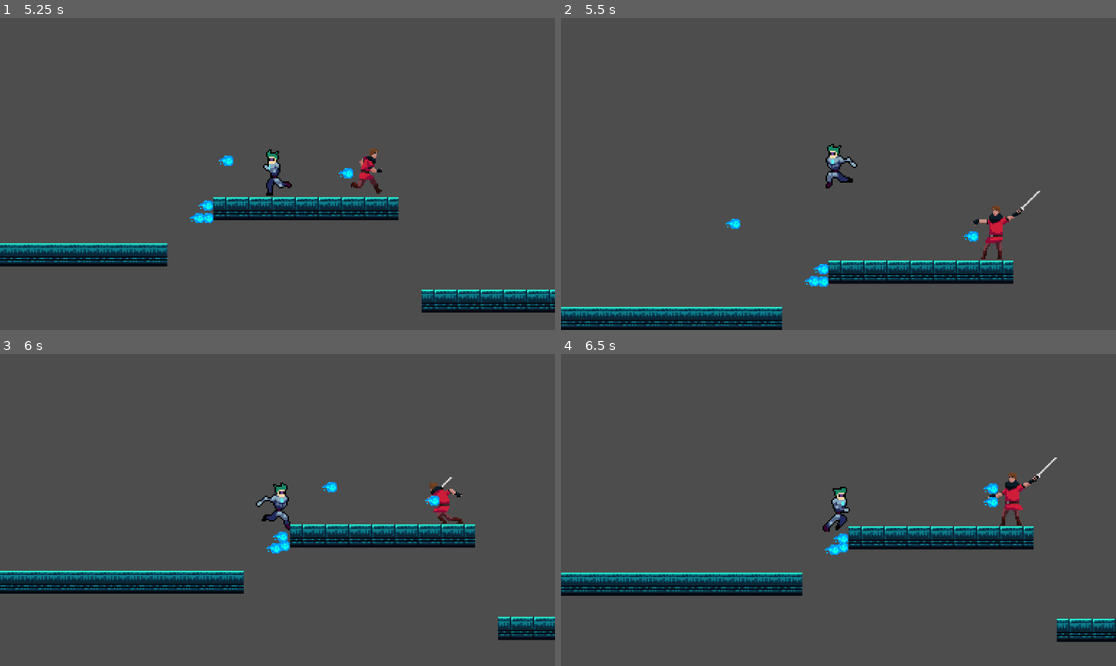
Above: before the commit, frames 1-4 (two rows, left to right).
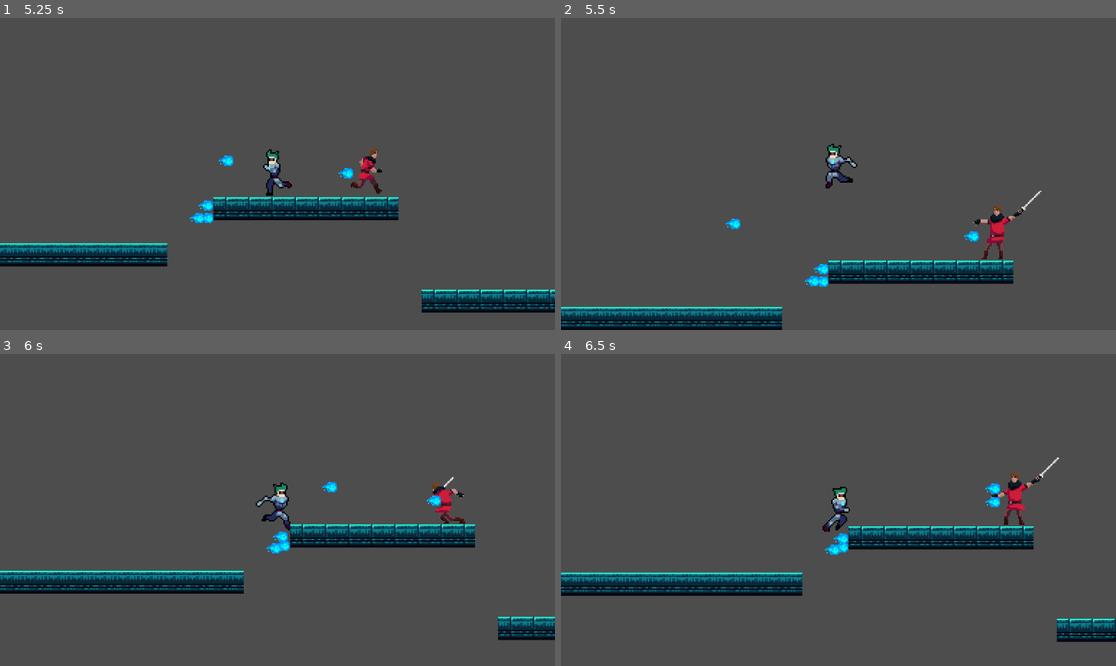
Above: after the commit, the same moments.

Repository: pranavReddy120/CyberCityV3
Game: Godot game, scene res://Scenes/main_menu.tscn
Same seed, same stepped clock (60 frames per second), same inputs: the game is played once before the commit and once after it.
Inputs:
- Up to frame 1 (5.25 s): click "Play" at 0.5 s; hold Right (right) 1.28-2.78 s; tap Space (shoot) every 0.75 s from 1.35 to 5.1 s; tap Up (jump) at 1.52, 2.27, 3.77, 4.52 s; hold Left (left) 2.78-3.53 s; hold Right (right) 3.53-5.03 s; hold Left (left) from 5.03 s (still down)
- Up to frame 2 (5.5 s): keep holding Left (left); tap Up (jump) at 5.27 s
- Up to frame 3 (6 s): release Left (left) at 5.78 s; hold Right (right) from 5.78 s (still down); tap Space (shoot) at 5.85 s
- Up to frame 4 (6.5 s): keep holding Right (right)

Frame 1 is identical in both runs. In frame 2, 0.3% of the frame differs, in the area x 72-87%, y 55-78%; in frame 3, 0.3%; in frame 4, 0.6%, in the area x 76-90%, y 33-56%.

Commit message:
fixing swing

Diff:
--- /dev/null
+++ b/Scenes/world.tscn
@@ -0,0 +1,67 @@
+[gd_scene load_steps=7 format=3 uid="uid://bff0gi8mqip4c"]
+
+[ext_resource type="Script" path="res://Scripts/world.gd" id="1_h0lro"]
+[ext_resource type="PackedScene" uid="uid://twwk2qsirfci" path="res://Scenes/player.tscn" id="1_nc7r2"]
+[ext_resource type="PackedScene" uid="uid://ck2to62dnqdjw" path="res://Scenes/enemy.tscn" id="2_yu0ta"]
+[ext_resource type="Texture2D" uid="uid://bw7lscyrufmgv" path="res://Assets/tileset.png" id="4_6bg3c"]
+
+[sub_resource type="TileSetAtlasSource" id="TileSetAtlasSource_mk11v"]
+texture = ExtResource("4_6bg3c")
+6:10/0 = 0
+6:10/0/physics_layer_0/linear_velocity = Vector2(0, 0)
+6:10/0/physics_layer_0/angular_velocity = 0.0
+6:10/0/physics_layer_0/polygon_0/points = PackedVector2Array(-8, -8, 8, -8, 8, 8, -8, 8)
+6:11/0 = 0
+6:11/0/physics_layer_0/linear_velocity = Vector2(0, 0)
+6:11/0/physics_layer_0/angular_velocity = 0.0
+6:11/0/physics_layer_0/polygon_0/points = PackedVector2Array(-8, -8, 8, -8, 8, 8, -8, 8)
+7:11/0 = 0
+7:11/0/physics_layer_0/linear_velocity = Vector2(0, 0)
+7:11/0/physics_layer_0/angular_velocity = 0.0
+7:11/0/physics_layer_0/polygon_0/points = PackedVector2Array(-8, -8, 8, -8, 8, 8, -8, 8)
+8:11/0 = 0
+8:11/0/physics_layer_0/linear_velocity = Vector2(0, 0)
+8:11/0/physics_layer_0/angular_velocity = 0.0
+8:11/0/physics_layer_0/polygon_0/points = PackedVector2Array(-8, -8, 8, -8, 8, 8, -8, 8)
+9:11/0 = 0
+9:11/0/physics_layer_0/linear_velocity = Vector2(0, 0)
+9:11/0/physics_layer_0/angular_velocity = 0.0
+9:11/0/physics_layer_0/polygon_0/points = PackedVector2Array(-8, -8, 8, -8, 8, 8, -8, 8)
+9:10/0 = 0
+9:10/0/physics_layer_0/linear_velocity = Vector2(0, 0)
+9:10/0/physics_layer_0/angular_velocity = 0.0
+9:10/0/physics_layer_0/polygon_0/points = PackedVector2Array(-8, -8, 8, -8, 8, 8, -8, 8)
+8:10/0 = 0
+8:10/0/physics_layer_0/linear_velocity = Vector2(0, 0)
+8:10/0/physics_layer_0/angular_velocity = 0.0
+8:10/0/physics_layer_0/polygon_0/points = PackedVector2Array(-8, -8, 8, -8, 8, 8, -8, 8)
+7:10/0 = 0
+7:10/0/physics_layer_0/linear_velocity = Vector2(0, 0)
+7:10/0/physics_layer_0/angular_velocity = 0.0
+7:10/0/physics_layer_0/polygon_0/points = PackedVector2Array(-8, -8, 8, -8, 8, 8, -8, 8)
+
+[sub_resource type="TileSet" id="TileSet_os4pr"]
+physics_layer_0/collision_layer = 1
+sources/1 = SubResource("TileSetAtlasSource_mk11v")
+
+[node name="World" type="Node2D"]
+script = ExtResource("1_h0lro")
+
+[node name="Player" parent="." instance=ExtResource("1_nc7r2")]
+
+[node name="Camera2D" type="Camera2D" parent="Player"]
+zoom = Vector2(3, 3)
+
+[node name="Enemy" parent="." instance=ExtResource("2_yu0ta")]
+position = Vector2(104, 0)
+
+[node name="Enemy_Spawner" type="Timer" parent="."]
+wait_time = 2.0
+autostart = true
+
+[node name="TileMap" type="TileMap" parent="."]
+tile_set = SubResource("TileSet_os4pr")
+format = 2
+layer_0/tile_data = PackedInt32Array(262132, 458753, 11, 262133, 458753, 11, 262134, 458753, 11, 262135, 458753, 11, 262136, 458753, 11, 262137, 458753, 11, 262138, 458753, 11, 262139, 458753, 11, 262140, 458753, 11, 262141, 458753, 11, 262142, 458753, 11, 262143, 458753, 11, 196608, 458753, 11, 196609, 458753, 11, 196610, 458753, 11, 196611, 458753, 11, 196612, 458753, 11, 196613, 458753, 11, 196614, 458753, 11, 196615, 458753, 11, 196616, 458753, 11, 196617, 458753, 11, 196618, 458753, 11, 196619, 458753, 11)
+
+[connection signal="timeout" from="Enemy_Spawner" to="." method="_on_enemy_spawner_timeout"]
--- a/Scripts/melee.gd
+++ b/Scripts/melee.gd
@@ -37,11 +37,7 @@
 func hit():
 	speed = 0
 	$AnimatedSprite2D.play("attack")
-	speed = 60
-	if facing_right:
-		speed = abs(speed)
-	else:
-		speed = abs(speed) * -1
+	await get_tree().create_timer(0.7).timeout
 
 func start_walk():
 	$AnimatedSprite2D.play("run")
@@ -49,11 +45,21 @@
 func _on_attack_body_entered(body):
 	hit()
 	await get_tree().create_timer(0.5).timeout
+	$Swing.monitoring = true
+	await get_tree().create_timer(0.2).timeout
+	$Swing.monitoring = false
+
+func _on_attack_body_exited(body):
+	speed = 60
+	if facing_right:
+		speed = abs(speed)
+	else:
+		speed = abs(speed) * -1
+	start_walk()
+
+
+func _on_swing_body_entered(body):
 	if body.is_in_group("player"):
 			body.get_node("AnimatedSprite2D").modulate = Color(1,0,0)
 			await get_tree().create_timer(0.2).timeout
 			timer.start()
-
-
-func _on_attack_body_exited(body):
-	start_walk()
